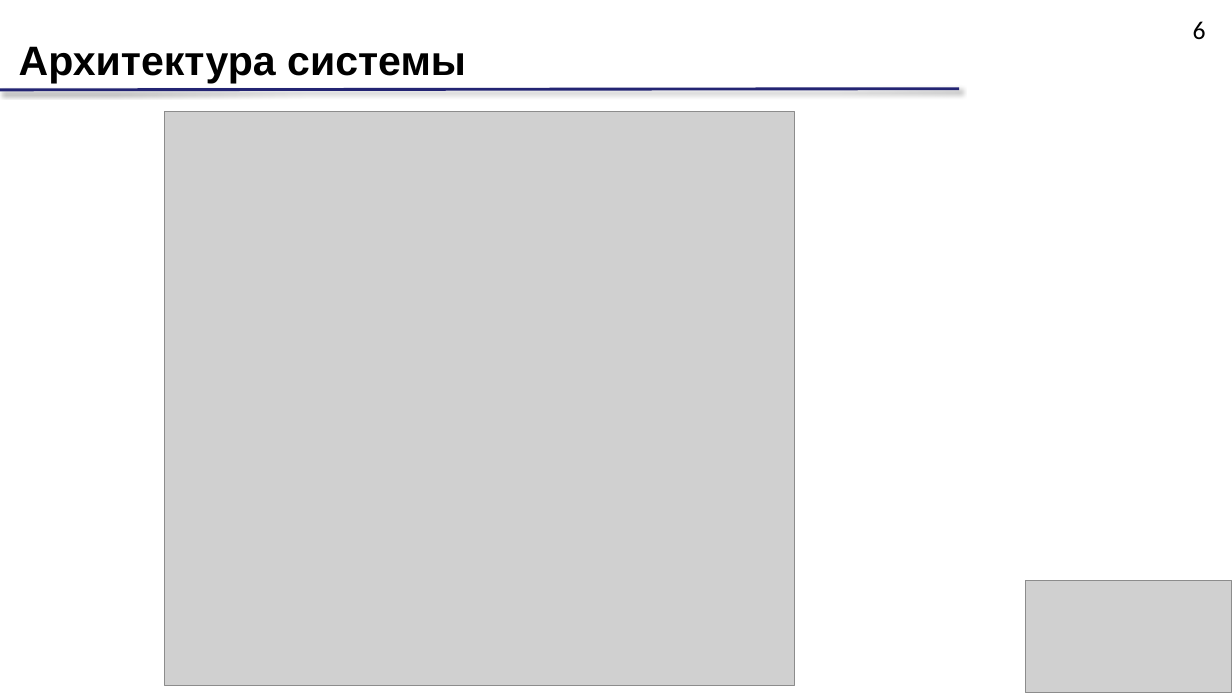
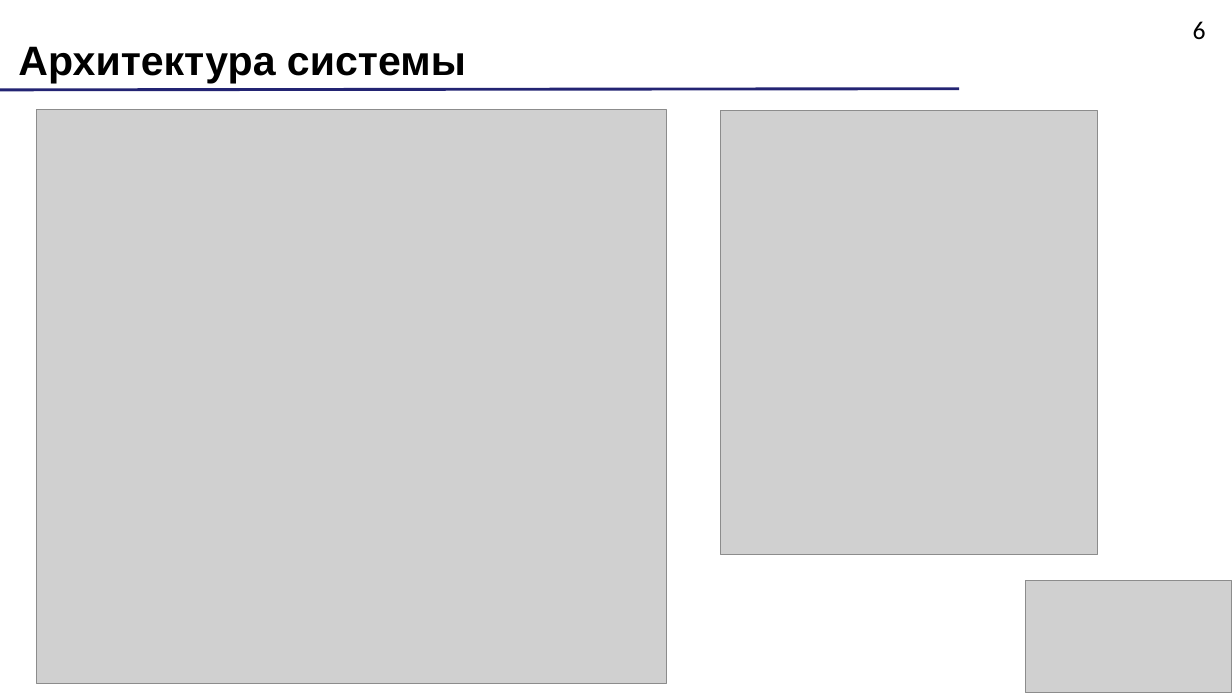
Before and after one commit to f0m41h4u7/Charon, a slide deck: slide 6 of files/presentation-KMU.pptx. Drawn at 1232x693 pixels with LibreOffice and Linux fonts; fonts in the diff are those of the drawing; grey boxes stand for pictures. Boxes give left, top, right and bottom in pixels: in the first picture for what was removed or moved away, otherwise in the second. Text is boxed around its words. In the diff, an @@ line names an element or a change of style, - is before the commit and + after.

```diff
--- a/files/presentation-KMU.pptx
+++ b/files/presentation-KMU.pptx
@@ line (0, 90) - (959, 89): stroke #232473 2.25 pt to #232473 2.24 pt @@
@@ picture: place and size @@
-picture at box(165, 112, 794, 686)
+picture at box(37, 110, 666, 684)
@@ picture added at box(721, 111, 1098, 555) @@
```
Also in this commit, not shown: 16 other slides changed.
